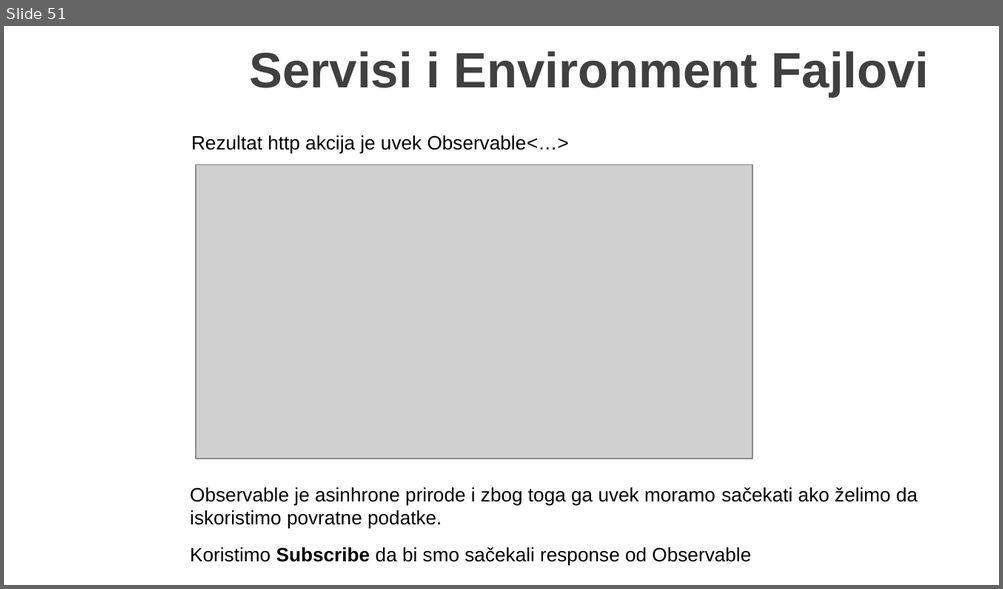
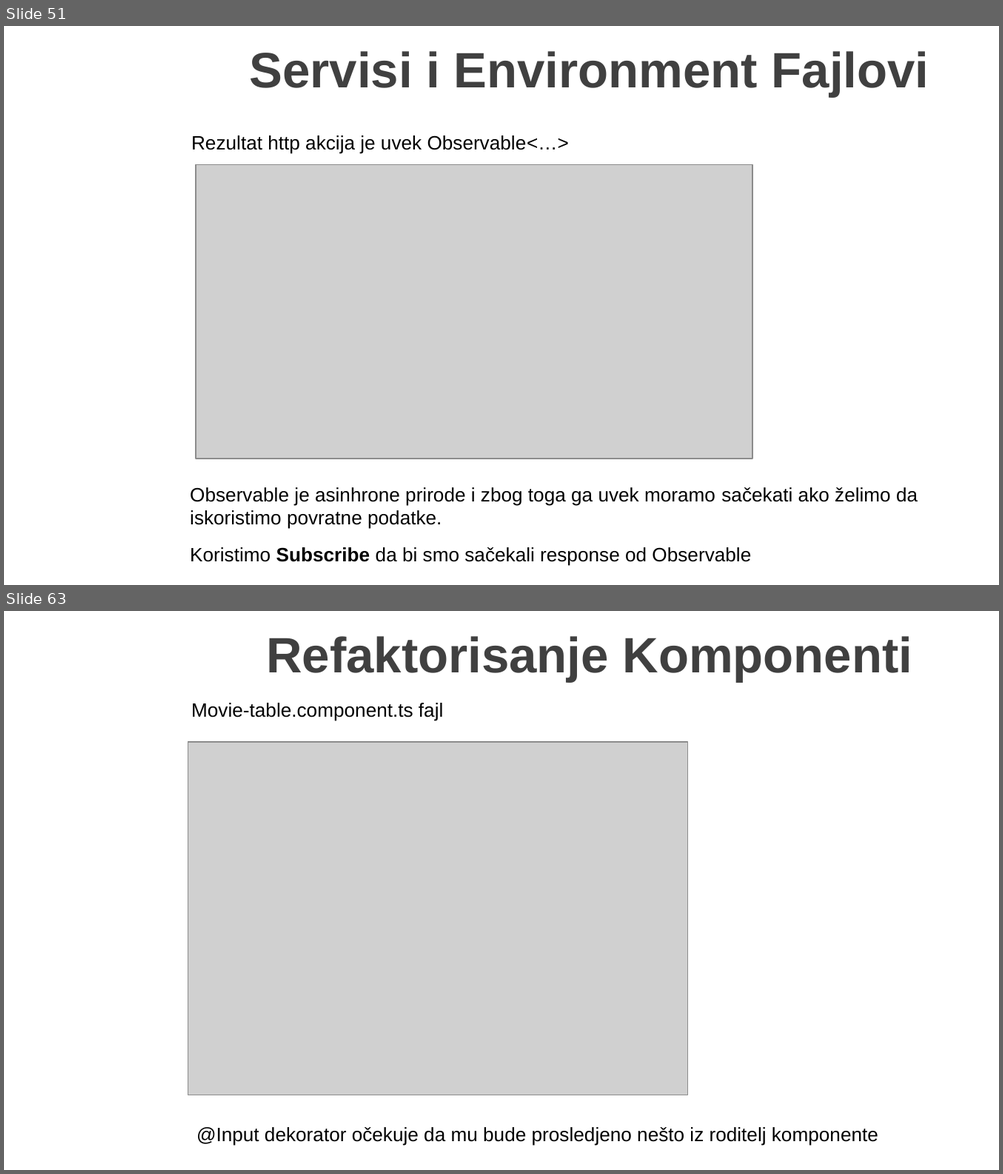
Before and after one commit to MarinkoSpasojevic/predavanje-netcore-angular, a slide deck: .NET Core i Angular Web Dev.pptx. Shown one above the other, each under a label of ours: slide 51 before the commit, slides 51 and 63 after it; the slides between them are not shown. The pictures are 1003x589 and 1003x1174 pixels, drawn with LibreOffice and Linux fonts; fonts in the diff are those of the drawing; grey boxes stand for pictures; background and template pictures are left out. Boxes give left, top, right and bottom in pixels: in the first picture for what was removed or moved away, otherwise in the second. Text is boxed around its words. In the diff, an @@ line names an element or a change of style, - is before the commit and + after.

```diff
--- a/.NET Core i Angular Web Dev.pptx
+++ b/.NET Core i Angular Web Dev.pptx
@@ slide 63 added at <box>4,611,999,1170</box>, background picture (left out) @@
@@ title added at <box>266,636,913,682</box>, 36 pt, text #404040, bold @@
+Refaktorisanje Komponenti
@@ text added at <box>191,703,443,721</box>, 14 pt, text #000000 @@
+Movie-table.component.ts fajl
@@ picture added at <box>188,742,687,1096</box> @@
@@ text added at <box>196,1128,878,1146</box>, 14 pt, text #000000 @@
+@Input dekorator očekuje da mu bude prosledjeno nešto iz roditelj komponente
```
Also in this commit, not shown: 2 slides changed, 23 other slides added, 1 slide removed, 17 other files.
